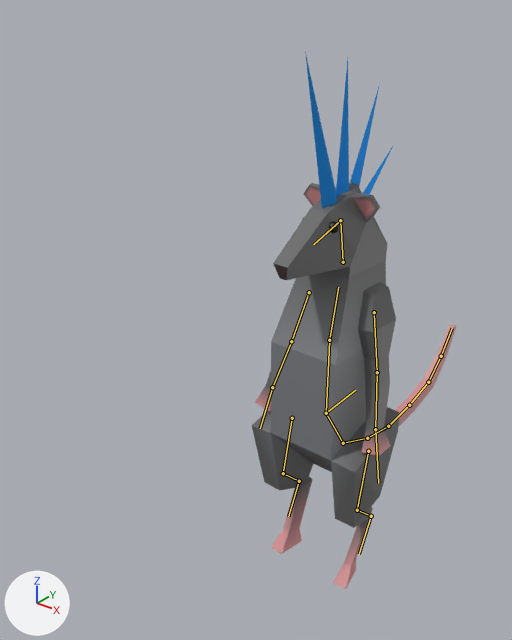
What one commit did to the glTF model blender assets/Rat Punk Version 1.glb.
Rendered twice from a 50 mm camera at (3.31, -5.3, 4.07) aimed at (-0.64, -0.37, 1.02). Lighting does not change. The marker at lower left points along +X, +Y and +Z. The bones that bend it are drawn over the model as lines.

Objects in the first picture: 'Eyes', 'Hawk', 'RatPunk'.
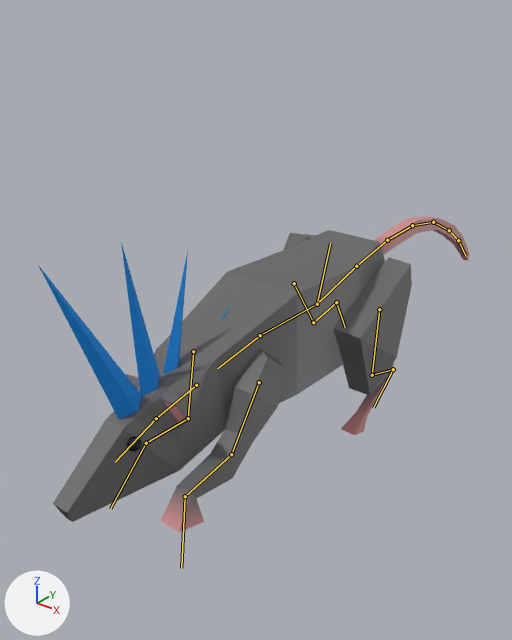
The newer file adds an action. The first version stands in its rest pose; the second is drawn at frame 12 of the action 'Final_RatPunk_Sprint'.

Diff of the bpy script that builds the scene:
```diff
--- a/blender assets/Rat Punk Version 1.glb.py
+++ b/blender assets/Rat Punk Version 1.glb.py
@@ bone_bone_004 @@
 bone_bone_004 = bpy.data.objects['Rat Punk Armature'].pose.bones['Bone.004']
-bone_bone_004.location = (0.0, 0.0, 0.0)
-bone_bone_004.rotation_quaternion = (1.0, 0.0, 0.0, 0.0)  # degrees (0, 0, 0)
+bone_bone_004.location = (0.0, -0.255, 1.328)
+bone_bone_004.rotation_quaternion = (0.814, 0.58, 0.0, 0.0)  # degrees (71, 0, 0)
@@ bone_stomach @@
 bone_stomach = bpy.data.objects['Rat Punk Armature'].pose.bones['Stomach']  # child of 'Bone.004'
-bone_stomach.rotation_quaternion = (1.0, 0.0, 0.0, 0.0)  # degrees (0, 0, 0)
+bone_stomach.rotation_quaternion = (0.988, 0.157, 0.0, 0.0)  # degrees (18, 0, 0)
@@ bone_chest @@
 bone_chest = bpy.data.objects['Rat Punk Armature'].pose.bones['Chest']  # child of 'Stomach'
-bone_chest.rotation_quaternion = (1.0, 0.0, 0.0, 0.0)  # degrees (0, 0, 0)
+bone_chest.rotation_quaternion = (0.98, 0.197, 0.003, 0.009)  # degrees (23, 0, 1)
@@ bone_neck @@
 bone_neck = bpy.data.objects['Rat Punk Armature'].pose.bones['Neck']  # child of 'Chest'
-bone_neck.rotation_quaternion = (1.0, 0.0, 0.0, 0.0)  # degrees (0, 0, 0)
+bone_neck.rotation_quaternion = (0.982, -0.191, 0.006, -0.003)  # degrees (-22, 1, 0)
@@ bone_head @@
 bone_head = bpy.data.objects['Rat Punk Armature'].pose.bones['Head']  # child of 'Neck'
-bone_head.rotation_quaternion = (1.0, 0.0, 0.0, 0.0)  # degrees (0, 0, 0)
+bone_head.rotation_quaternion = (0.74, -0.673, 0.0, -0.003)  # degrees (-85, 0, 0)
@@ bone_uparm_l @@
 bone_uparm_l = bpy.data.objects['Rat Punk Armature'].pose.bones['Uparm.l']  # child of 'Chest'
-bone_uparm_l.location = (0.0, 0.0, 0.0)
-bone_uparm_l.rotation_quaternion = (1.0, 0.0, 0.0, 0.0)  # degrees (0, 0, 0)
+bone_uparm_l.location = (0.025, -0.11, -0.108)
+bone_uparm_l.rotation_quaternion = (-0.274, 0.944, 0.176, -0.041)  # degrees (-148, -1, 21)
@@ bone_lowarm_l @@
 bone_lowarm_l = bpy.data.objects['Rat Punk Armature'].pose.bones['Lowarm.l']  # child of 'Uparm.l'
-bone_lowarm_l.rotation_quaternion = (1.0, 0.0, 0.0, 0.0)  # degrees (0, 0, 0)
+bone_lowarm_l.rotation_quaternion = (0.952, -0.307, 0.0, 0.0)  # degrees (-36, 0, 0)
@@ bone_hand_l @@
 bone_hand_l = bpy.data.objects['Rat Punk Armature'].pose.bones['Hand.l']  # child of 'Lowarm.l'
-bone_hand_l.rotation_quaternion = (1.0, 0.0, 0.0, 0.0)  # degrees (0, 0, 0)
+bone_hand_l.rotation_quaternion = (0.831, 0.553, 0.063, 0.008)  # degrees (68, 5, 5)
@@ bone_uparm_r @@
 bone_uparm_r = bpy.data.objects['Rat Punk Armature'].pose.bones['Uparm.r']  # child of 'Chest'
-bone_uparm_r.location = (0.0, 0.0, 0.0)
-bone_uparm_r.rotation_quaternion = (1.0, 0.0, 0.0, 0.0)  # degrees (0, 0, 0)
+bone_uparm_r.location = (-0.015, -0.065, -0.121)
+bone_uparm_r.rotation_quaternion = (-0.514, 0.857, -0.029, 0.032)  # degrees (-118, -1, -5)
@@ bone_lowarm_r @@
 bone_lowarm_r = bpy.data.objects['Rat Punk Armature'].pose.bones['Lowarm.r']  # child of 'Uparm.r'
-bone_lowarm_r.rotation_quaternion = (1.0, 0.0, 0.0, 0.0)  # degrees (0, 0, 0)
+bone_lowarm_r.rotation_quaternion = (0.791, -0.611, 0.0, 0.0)  # degrees (-75, 0, 0)
@@ bone_hand_r @@
 bone_hand_r = bpy.data.objects['Rat Punk Armature'].pose.bones['Hand.r']  # child of 'Lowarm.r'
-bone_hand_r.rotation_quaternion = (1.0, 0.0, 0.0, 0.0)  # degrees (0, 0, 0)
+bone_hand_r.rotation_quaternion = (0.943, 0.325, 0.008, 0.078)  # degrees (38, -2, 9)
@@ bone_tail2 @@
 bone_tail2 = bpy.data.objects['Rat Punk Armature'].pose.bones['Tail2']  # child of 'Tail1'
-bone_tail2.rotation_quaternion = (1.0, 0.0, 0.0, 0.0)  # degrees (0, 0, 0)
+bone_tail2.rotation_quaternion = (0.947, 0.322, 0.0, 0.0)  # degrees (38, 0, 0)
@@ bone_tail3 @@
 bone_tail3 = bpy.data.objects['Rat Punk Armature'].pose.bones['Tail3']  # child of 'Tail2'
-bone_tail3.rotation_quaternion = (1.0, 0.0, 0.0, 0.0)  # degrees (0, 0, 0)
+bone_tail3.rotation_quaternion = (0.986, 0.169, 0.0, 0.0)  # degrees (20, 0, 0)
@@ bone_tail4 @@
 bone_tail4 = bpy.data.objects['Rat Punk Armature'].pose.bones['Tail4']  # child of 'Tail3'
-bone_tail4.rotation_quaternion = (1.0, 0.0, 0.0, 0.0)  # degrees (0, 0, 0)
+bone_tail4.rotation_quaternion = (0.971, 0.239, 0.0, 0.0)  # degrees (28, 0, 0)
@@ bone_tail5 @@
 bone_tail5 = bpy.data.objects['Rat Punk Armature'].pose.bones['Tail5']  # child of 'Tail4'
-bone_tail5.rotation_quaternion = (1.0, 0.0, 0.0, 0.0)  # degrees (0, 0, 0)
+bone_tail5.rotation_quaternion = (0.979, 0.203, 0.0, 0.0)  # degrees (23, 0, 0)
@@ bone_tail6 @@
 bone_tail6 = bpy.data.objects['Rat Punk Armature'].pose.bones['Tail6']  # child of 'Tail5'
-bone_tail6.rotation_quaternion = (1.0, 0.0, 0.0, 0.0)  # degrees (0, 0, 0)
+bone_tail6.rotation_quaternion = (0.953, 0.303, 0.0, 0.0)  # degrees (35, 0, 0)
@@ bone_tail7 @@
 bone_tail7 = bpy.data.objects['Rat Punk Armature'].pose.bones['Tail7']  # child of 'Tail6'
-bone_tail7.rotation_quaternion = (1.0, 0.0, 0.0, 0.0)  # degrees (0, 0, 0)
+bone_tail7.rotation_quaternion = (0.976, 0.218, 0.0, 0.0)  # degrees (25, 0, 0)
@@ bone_thigh_l @@
 bone_thigh_l = bpy.data.objects['Rat Punk Armature'].pose.bones['Thigh.l']  # child of 'Bone.004'
-bone_thigh_l.rotation_quaternion = (1.0, 0.0, 0.0, 0.0)  # degrees (0, 0, 0)
+bone_thigh_l.rotation_quaternion = (0.86, 0.51, 0.0, 0.0)  # degrees (61, 0, 0)
@@ bone_midleg_l @@
 bone_midleg_l = bpy.data.objects['Rat Punk Armature'].pose.bones['MidLeg.l']  # child of 'Thigh.l'
-bone_midleg_l.rotation_quaternion = (1.0, 0.0, 0.0, 0.0)  # degrees (0, 0, 0)
+bone_midleg_l.rotation_quaternion = (0.989, -0.148, 0.0, 0.0)  # degrees (-17, 0, 0)
@@ bone_shin_l @@
 bone_shin_l = bpy.data.objects['Rat Punk Armature'].pose.bones['Shin.l']  # child of 'MidLeg.l'
-bone_shin_l.rotation_quaternion = (1.0, 0.0, 0.0, 0.0)  # degrees (0, 0, 0)
+bone_shin_l.rotation_quaternion = (0.898, 0.44, 0.0, 0.0)  # degrees (52, 0, 0)
@@ bone_thigh_r @@
 bone_thigh_r = bpy.data.objects['Rat Punk Armature'].pose.bones['Thigh.r']  # child of 'Bone.004'
-bone_thigh_r.rotation_quaternion = (1.0, 0.0, 0.0, 0.0)  # degrees (0, 0, 0)
+bone_thigh_r.rotation_quaternion = (0.975, 0.222, 0.0, 0.0)  # degrees (26, 0, 0)
@@ bone_midleg_r @@
 bone_midleg_r = bpy.data.objects['Rat Punk Armature'].pose.bones['MidLeg.r']  # child of 'Thigh.r'
-bone_midleg_r.rotation_quaternion = (1.0, 0.0, 0.0, 0.0)  # degrees (0, 0, 0)
+bone_midleg_r.rotation_quaternion = (0.997, -0.071, 0.0, 0.0)  # degrees (-8, 0, 0)
```

Changed parts and their boxes [x1, y1, x2, y2] in the pictures (512 x 640 px):
'RatPunk', posed (103% wider, 22% shorter): before [252, 183, 456, 590]; after [53, 216, 469, 532]
'Hawk', posed (118% wider, 13% taller): before [305, 52, 393, 208]; after [38, 242, 231, 419]
'Eyes', posed: before [302, 216, 339, 233]; after [127, 437, 142, 452]
bone 'Bone.004', root to tip: before (326, 413) to (355, 390); after (317, 304) to (330, 243)
bone 'Stomach', root to tip: before (326, 413) to (329, 340); after (317, 304) to (260, 335)
bone 'Chest', root to tip: before (329, 340) to (338, 287); after (260, 335) to (217, 368)
bone 'Neck', root to tip: before (343, 262) to (340, 220); after (196, 385) to (156, 418)
bone 'Head', root to tip: before (340, 220) to (313, 244); after (156, 418) to (115, 462)
bone 'Uparm.l', root to tip: before (374, 312) to (377, 372); after (259, 382) to (231, 454)
bone 'Lowarm.l', root to tip: before (377, 372) to (375, 429); after (231, 454) to (185, 496)
bone 'Hand.l', root to tip: before (375, 429) to (378, 483); after (185, 496) to (181, 568)
bone 'Uparm.r', root to tip: before (309, 292) to (291, 341); after (193, 351) to (188, 418)
bone 'Lowarm.r', root to tip: before (291, 341) to (272, 387); after (188, 418) to (146, 443)
bone 'Hand.r', root to tip: before (272, 387) to (260, 428); after (146, 443) to (110, 508)
bone 'Tail2', root to tip: before (343, 443) to (367, 438); after (356, 266) to (387, 240)
bone 'Tail3', root to tip: before (367, 438) to (388, 426); after (387, 240) to (412, 225)
bone 'Tail4', root to tip: before (388, 426) to (409, 405); after (412, 225) to (433, 222)
bone 'Tail5', root to tip: before (409, 405) to (428, 382); after (433, 222) to (449, 230)
bone 'Tail6', root to tip: before (428, 382) to (441, 356); after (449, 230) to (458, 240)
bone 'Tail7', root to tip: before (441, 356) to (452, 328); after (458, 240) to (465, 255)
bone 'Thigh.l', root to tip: before (368, 451) to (357, 510); after (379, 309) to (372, 375)
bone 'MidLeg.l', root to tip: before (357, 510) to (371, 516); after (372, 375) to (393, 369)
bone 'Shin.l', root to tip: before (371, 516) to (359, 554); after (393, 369) to (373, 407)
bone 'Thigh.r', root to tip: before (292, 418) to (283, 473); after (294, 283) to (313, 322)
bone 'MidLeg.r', root to tip: before (283, 473) to (299, 481); after (313, 322) to (336, 302)
